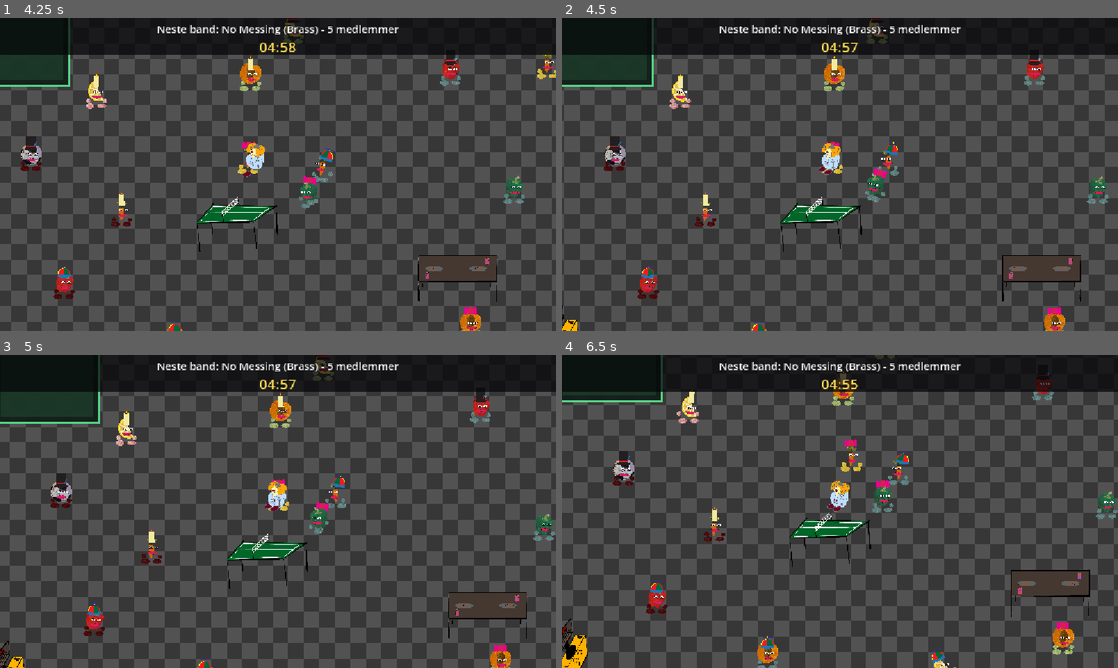
Above: before the commit, frames 1-4 (two rows, left to right).
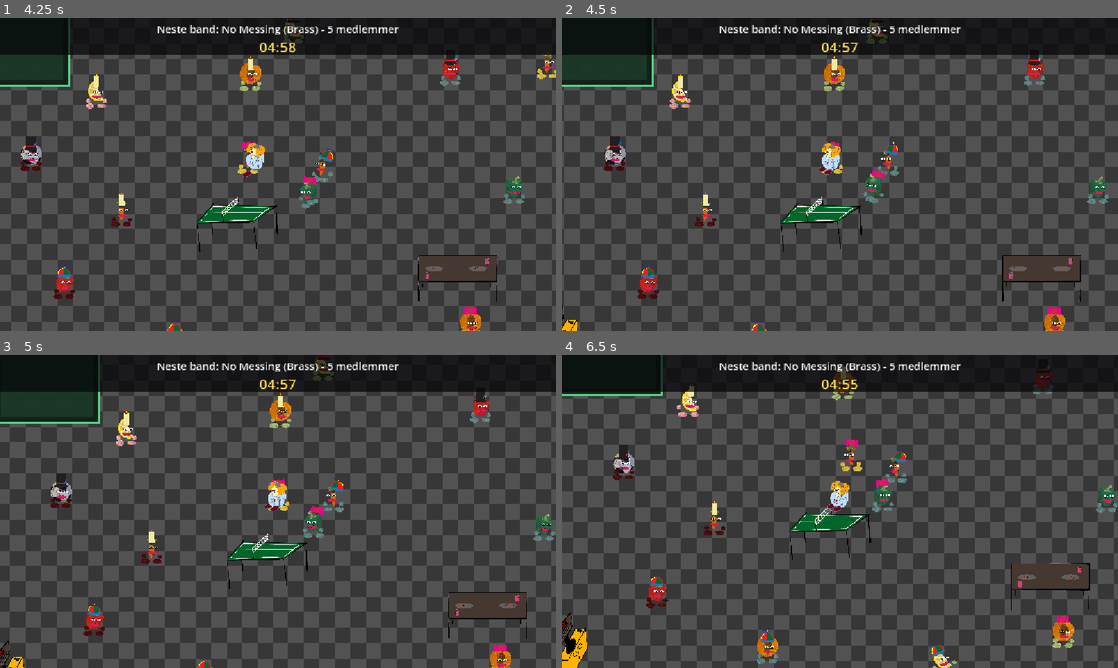
Above: after the commit, the same moments.

Repository: hexahigh/cool-game-project
Game: Godot game, scene res://scenes/main_menu.tscn
Two runs of this game, one before a commit and one after it. Both use one fixed random seed, a clock stepped at 60 frames per second and the inputs below. Sound files missing from this copy of the repository are replaced by a short silence.
Inputs (mouse positions are in pixels of both pictures, inside the frame that each line leads up to):
- Up to frame 1 (4.25 s): click (278, 158) at 0.5 s; click "Start" at 1.25 s; tap Enter at 2 s; move the mouse to (250, 237) at 2.02 s; hold W (move_up) 2.03-2.75 s; hold Space (follow_nearest) 2.03-2.75 s; click (250, 237) at 2.17 s; drag from (444, 221) to (250, 237) at 2.77 s; move the mouse to (111, 127) at 3.52 s; hold A (move_left) from 3.53 s (still down); hold Space (follow_nearest) from 3.53 s (still down)
- Up to frame 2 (4.5 s): release A (move_left) at 4.25 s; release Space (follow_nearest) at 4.25 s; drag from (867, 174) to (673, 127) at 4.27 s
- Up to frame 3 (5 s): no input
- Up to frame 4 (6.5 s): move the mouse to (756, 433) at 5.02 s; hold S (move_down) 5.03-5.75 s; hold Space (follow_nearest) 5.03-5.75 s; drag from (962, 495) to (756, 433) at 5.77 s

Frame 1 is identical in both runs. In frame 2, 0.2% of the frame differs, in the area x 54-59%, y 48-60%; in frame 3, 0.5%; in frame 4, 39%, in the area x 0-100%, y 0-100%.

Commit message:
😊

Diff:
--- a/scenes/main.tscn
+++ b/scenes/main.tscn
@@ -2,6 +2,7 @@
 
 [ext_resource type="Script" uid="uid://sydcesm8n887" path="res://scripts/player.gd" id="1_o5qli"]
 [ext_resource type="Script" uid="uid://bon24pqnk5pkj" path="res://scripts/collection_area.gd" id="4_o6xl0"]
+[ext_resource type="Texture2D" uid="uid://duubc3nd1wnyp" path="res://assets/sprites/furniture/curtain.png" id="5_dp3eg"]
 [ext_resource type="Script" uid="uid://dr0xy7wsdedxy" path="res://scripts/stage.gd" id="5_tipki"]
 [ext_resource type="Script" uid="uid://dniuc8afj72yc" path="res://scripts/hud.gd" id="6_85g3d"]
 [ext_resource type="Script" uid="uid://c4gapq8qigyok" path="res://scripts/game_manager.gd" id="7_choun"]
@@ -37,7 +38,7 @@
 size = Vector2(165, 99)
 
 [sub_resource type="RectangleShape2D" id="RectangleShape2D_tennis"]
-size = Vector2(170, 114)
+size = Vector2(170, 88)
 
 [sub_resource type="RectangleShape2D" id="RectangleShape2D_tv"]
 size = Vector2(72, 148)
@@ -154,6 +155,114 @@
 texture = ExtResource("17_tennis")
 
 [node name="Shape" type="CollisionShape2D" parent="Room/Furniture/TennisTable" unique_id=498670485]
+shape = SubResource("RectangleShape2D_tennis")
+
+[node name="Drape" type="StaticBody2D" parent="Room/Furniture" unique_id=227818298]
+position = Vector2(-612, -454)
+
+[node name="Sprite" type="Sprite2D" parent="Room/Furniture/Drape" unique_id=1681647450]
+position = Vector2(0.1, -2.6)
+scale = Vector2(0.085, 0.085)
+texture = ExtResource("5_dp3eg")
+
+[node name="Shape" type="CollisionShape2D" parent="Room/Furniture/Drape" unique_id=661184997]
+position = Vector2(0, -13)
+shape = SubResource("RectangleShape2D_tennis")
+
+[node name="Drape2" type="StaticBody2D" parent="Room/Furniture" unique_id=1461300383]
+position = Vector2(-452, -454)
+
+[node name="Sprite" type="Sprite2D" parent="Room/Furniture/Drape2" unique_id=821136948]
+position = Vector2(0.1, -2.6)
+scale = Vector2(0.085, 0.085)
+texture = ExtResource("5_dp3eg")
+
+[node name="Shape" type="CollisionShape2D" parent="Room/Furniture/Drape2" unique_id=339417243]
+position = Vector2(0, -13)
+shape = SubResource("RectangleShape2D_tennis")
+
+[node name="Drape3" type="StaticBody2D" parent="Room/Furniture" unique_id=1072787562]
+position = Vector2(-292, -454)
+
+[node name="Sprite" type="Sprite2D" parent="Room/Furniture/Drape3" unique_id=334587847]
+position = Vector2(0.1, -2.6)
+scale = Vector2(0.085, 0.085)
+texture = ExtResource("5_dp3eg")
+
+[node name="Shape" type="CollisionShape2D" parent="Room/Furniture/Drape3" unique_id=1919596156]
+position = Vector2(0, -13)
+shape = SubResource("RectangleShape2D_tennis")
+
+[node name="Drape4" type="StaticBody2D" parent="Room/Furniture" unique_id=1775628769]
+position = Vector2(-132, -454)
+
+[node name="Sprite" type="Sprite2D" parent="Room/Furniture/Drape4" unique_id=897732285]
+position = Vector2(0.1, -2.6)
+scale = Vector2(0.085, 0.085)
+texture = ExtResource("5_dp3eg")
+
+[node name="Shape" type="CollisionShape2D" parent="Room/Furniture/Drape4" unique_id=2008388856]
+position = Vector2(0, -13)
+shape = SubResource("RectangleShape2D_tennis")
+
+[node name="Drape5" type="StaticBody2D" parent="Room/Furniture" unique_id=608903337]
+position = Vector2(28, -454)
+
+[node name="Sprite" type="Sprite2D" parent="Room/Furniture/Drape5" unique_id=885491353]
+position = Vector2(0.1, -2.6)
+scale = Vector2(0.085, 0.085)
+texture = ExtResource("5_dp3eg")
+
+[node name="Shape" type="CollisionShape2D" parent="Room/Furniture/Drape5" unique_id=714956547]
+position = Vector2(0, -13)
+shape = SubResource("RectangleShape2D_tennis")
+
+[node name="Drape6" type="StaticBody2D" parent="Room/Furniture" unique_id=695163360]
+position = Vector2(188, -454)
+
+[node name="Sprite" type="Sprite2D" parent="Room/Furniture/Drape6" unique_id=863759945]
+position = Vector2(0.1, -2.6)
+scale = Vector2(0.085, 0.085)
+texture = ExtResource("5_dp3eg")
+
+[node name="Shape" type="CollisionShape2D" parent="Room/Furniture/Drape6" unique_id=1421966190]
+position = Vector2(0, -13)
+shape = SubResource("RectangleShape2D_tennis")
+
+[node name="Drape7" type="StaticBody2D" parent="Room/Furniture" unique_id=1988709704]
+position = Vector2(348, -454)
+
+[node name="Sprite" type="Sprite2D" parent="Room/Furniture/Drape7" unique_id=179050494]
+position = Vector2(0.1, -2.6)
+scale = Vector2(0.085, 0.085)
+texture = ExtResource("5_dp3eg")
+
+[node name="Shape" type="CollisionShape2D" parent="Room/Furniture/Drape7" unique_id=167874726]
+position = Vector2(0, -13)
+shape = SubResource("RectangleShape2D_tennis")
+
+[node name="Drape8" type="StaticBody2D" parent="Room/Furniture" unique_id=452141508]
+position = Vector2(508, -454)
+
+[node name="Sprite" type="Sprite2D" parent="Room/Furniture/Drape8" unique_id=46409695]
+position = Vector2(0.1, -2.6)
+scale = Vector2(0.085, 0.085)
+texture = ExtResource("5_dp3eg")
+
+[node name="Shape" type="CollisionShape2D" parent="Room/Furniture/Drape8" unique_id=89409118]
+position = Vector2(0, -13)
+shape = SubResource("RectangleShape2D_tennis")
+
+[node name="Drape9" type="StaticBody2D" parent="Room/Furniture" unique_id=931063653]
+position = Vector2(668, -454)
+
+[node name="Sprite" type="Sprite2D" parent="Room/Furniture/Drape9" unique_id=673157939]
+position = Vector2(0.1, -2.6)
+scale = Vector2(0.085, 0.085)
+texture = ExtResource("5_dp3eg")
+
+[node name="Shape" type="CollisionShape2D" parent="Room/Furniture/Drape9" unique_id=1759612733]
+position = Vector2(0, -13)
 shape = SubResource("RectangleShape2D_tennis")
 
 [node name="TV" type="StaticBody2D" parent="Room/Furniture" unique_id=498670486]
Binary file added: assets/sprites/furniture/curtain.png
Not shown, added: assets/sprites/furniture/curtain.png.import
